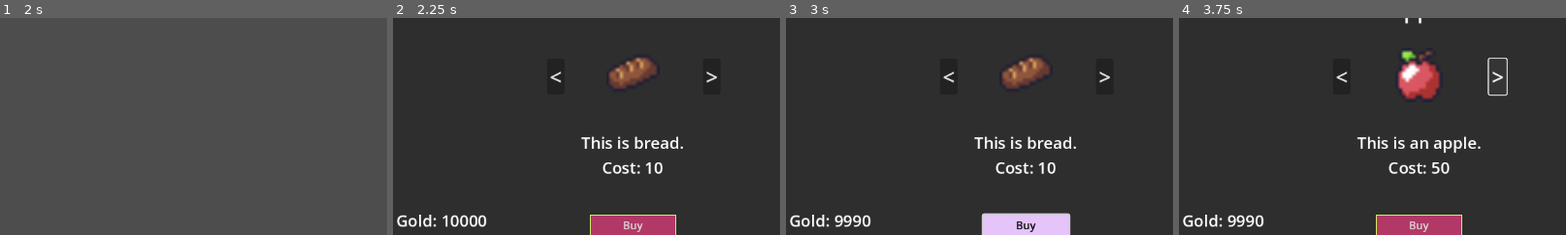
Above: before the commit, frames 1-4 (left to right).
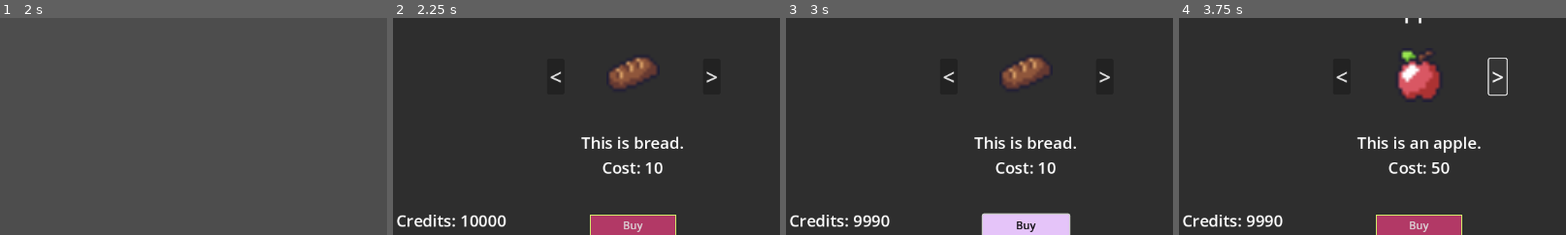
Above: after the commit, the same moments.

Repository: nsccs/bachelors-workshop-fall-2024
Game: Godot game, scene res://scenes/sewer_bedroom.tscn
Two runs of this game, one before a commit and one after it. Both use one fixed random seed, a clock stepped at 60 frames per second and the inputs below. This scene is started directly instead of the project's main scene.
Inputs (mouse positions are % of the whole screen's width and height, from its top left):
- Up to frame 1 (2 s): tap Enter at 0.5 s; move the mouse to (55, 50) at 0.52 s; hold W (move_forward) from 0.53 s (still down); tap E (interact) at 0.6 s; tap Space (jump) at 0.77, 1.52 s; move the mouse to (45, 50) at 1.27 s; tap Shift (sprint) at 1.35 s
- Up to frame 2 (2.25 s): keep holding W (move_forward); move the mouse to (52, 48) at 2.02 s; tap E (interact) at 2.1 s
- Up to frame 3 (3 s): release W (move_forward) at 2.75 s; click "Buy" at 2.75 s
- Up to frame 4 (3.75 s): click ">" at 3.5 s
The pictures show only the part of the screen within x 19-69%, y 25-75%; the shares and areas given below are measured in that part.

Frame 1 is identical in both runs. In frame 2, 0.8% of the frame differs, in the area x 2-30%, y 90-97%; in frame 3, 0.7%; in frame 4, 0.7%.

Commit message:
Changed word gold to credits

Diff:
--- a/bachelors-workshop-game/scenes/gold.gd
+++ b/bachelors-workshop-game/scenes/gold.gd
@@ -8,4 +8,4 @@
 
 # Called every frame. 'delta' is the elapsed time since the previous frame.
 func _process(delta: float) -> void:
-	text = "Gold: " + str(GlobalItems.gold)
+	text = "Credits: " + str(GlobalItems.credits)
--- a/bachelors-workshop-game/scenes/shop.gd
+++ b/bachelors-workshop-game/scenes/shop.gd
@@ -40,7 +40,7 @@
 	var hasItem = false
 	var item_cost = GlobalItems.items[currentItem]["Cost"]
 
-	if GlobalItems.gold >= item_cost:
+	if GlobalItems.credits >= item_cost:
 		for item in GlobalItems.inventory:
 			if GlobalItems.inventory[item]["Name"] == GlobalItems.items[currentItem]["Name"]:
 				GlobalItems.inventory[item]["Count"] += 1
@@ -49,7 +49,7 @@
 			var tempDict = GlobalItems.items[currentItem]
 			tempDict["Count"] = 1;
 			GlobalItems.inventory[GlobalItems.inventory.size()] = tempDict
-		GlobalItems.gold -= item_cost
+		GlobalItems.credits -= item_cost
 		GlobalItems.save_inventory()
 
 	print(GlobalItems.inventory)
--- a/bachelors-workshop-game/scenes/shop.tscn
+++ b/bachelors-workshop-game/scenes/shop.tscn
@@ -129,7 +129,7 @@
 theme_override_styles/normal = SubResource("StyleBoxFlat_ogy0y")
 text = "Buy"
 
-[node name="gold" type="Label" parent="Control"]
+[node name="credits" type="Label" parent="Control"]
 layout_mode = 0
 offset_left = 224.0
 offset_top = 448.0
--- a/bachelors-workshop-game/scripts/global_items.gd
+++ b/bachelors-workshop-game/scripts/global_items.gd
@@ -1,6 +1,6 @@
 extends Node
 
-var gold = 10000
+var credits = 10000
 #this should be all the items in the game
 #Bread, Apple, Soda, Pizza, and Ice Cream are all temp Items
 #key is number, value is another dictionary entry item information
